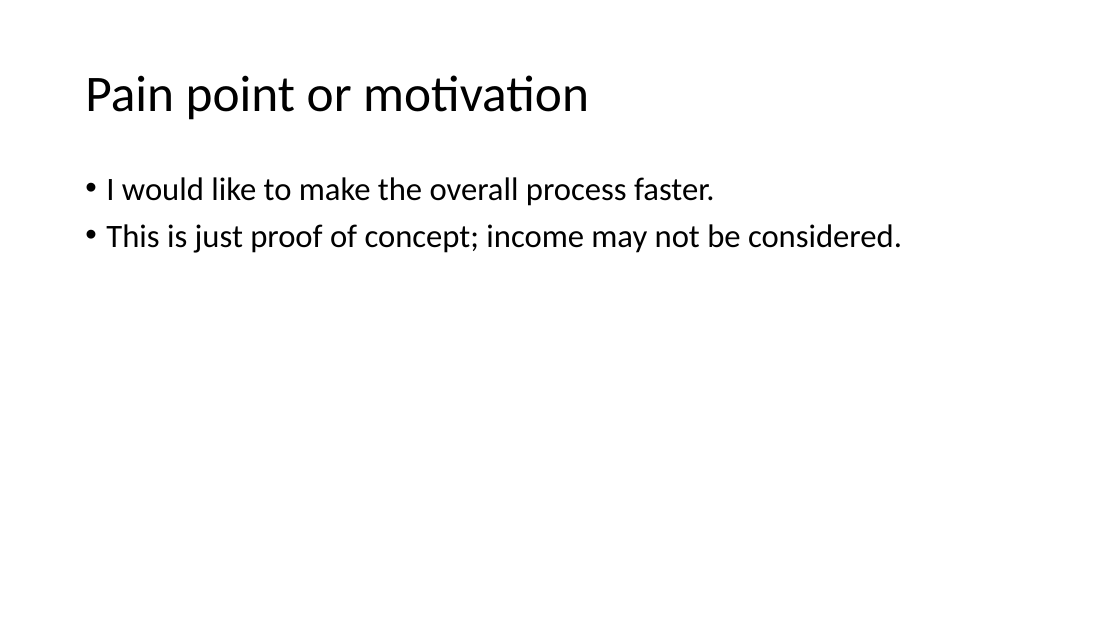
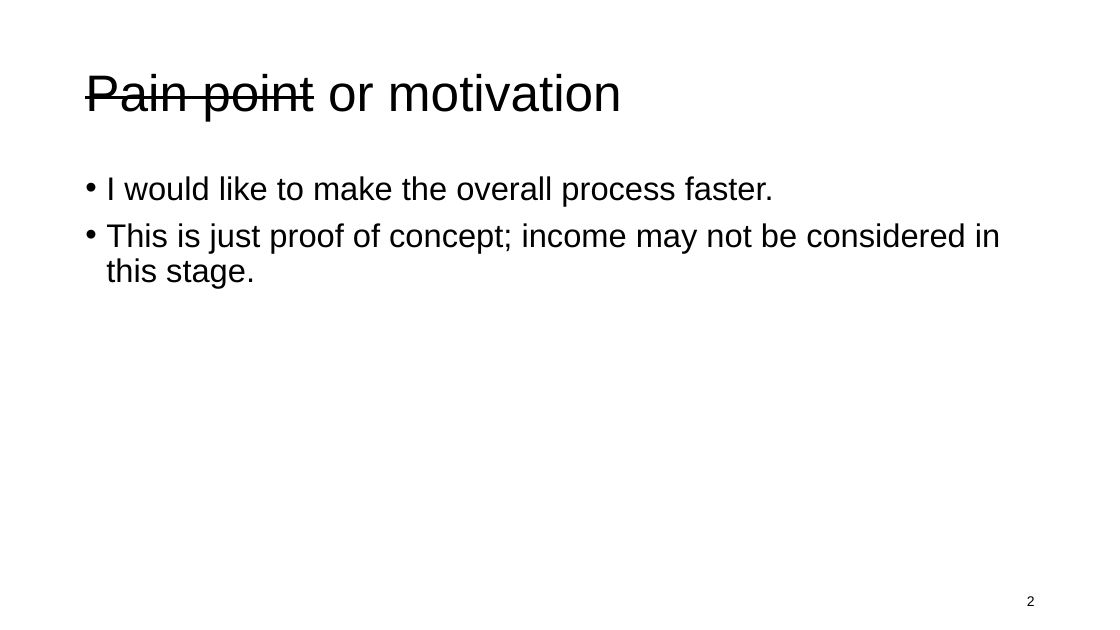
Before and after one commit to kawin7538/ds_hospital_project, a slide deck: slide 2 of memo_presentation/memo.pptx. Drawn at 1120x630 pixels with LibreOffice and Linux fonts; fonts in the diff are those of the drawing. Boxes give left, top, right and bottom in pixels: in the first picture for what was removed or moved away, otherwise in the second. Text is boxed around its words. In the diff, an @@ line names an element or a change of style, - is before the commit and + after.

```diff
--- a/memo_presentation/memo.pptx
+++ b/memo_presentation/memo.pptx
@@ title "Pain point or motivation" at (x1=85, y1=73, x2=622, y2=121): font Calibri to Arial; strikethrough on in "Pain point" @@
@@ text at (x1=106, y1=176, x2=774, y2=206): font Calibri to Arial in "I would like to make the overall ..." @@
@@ text at (x1=106, y1=223, x2=1000, y2=288): text changed; font Calibri to Arial @@
-• This is just proof of concept; income may not be considered.
+• This is just proof of concept; income may not be considered in this stage.
@@ page number added at (x1=1027, y1=596, x2=1035, y2=606), 12 pt, text #000000 @@
+2
```
Also in this commit, not shown: 12 other slides changed, 2 slides added, 1 slide removed, 5 other files.
